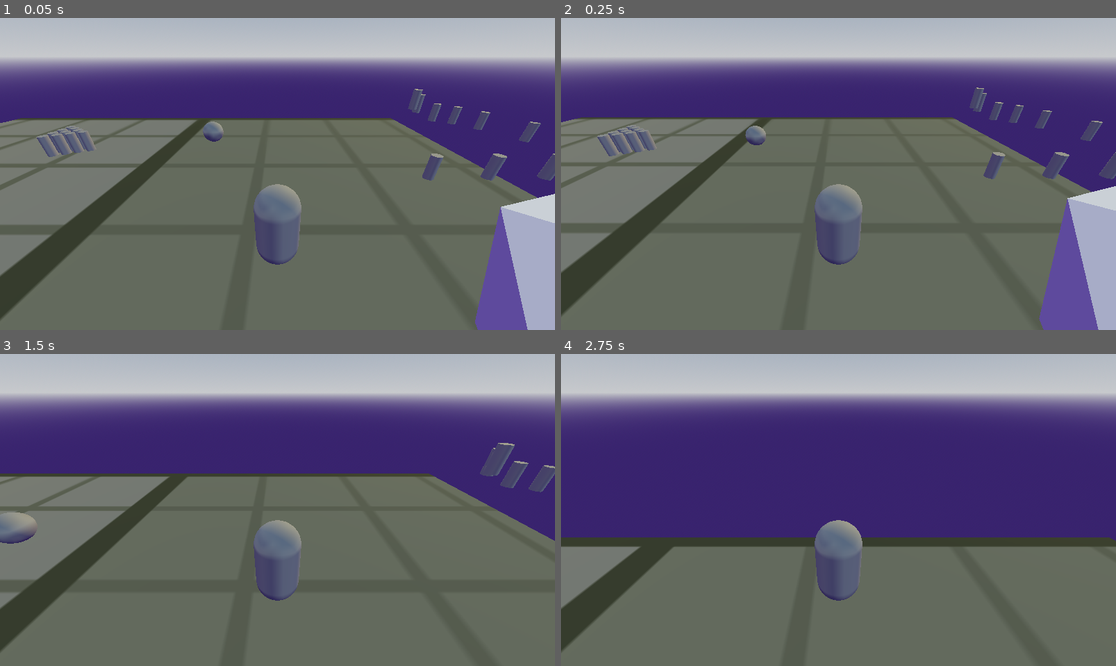
Above: before the commit, frames 1-4 (two rows, left to right).
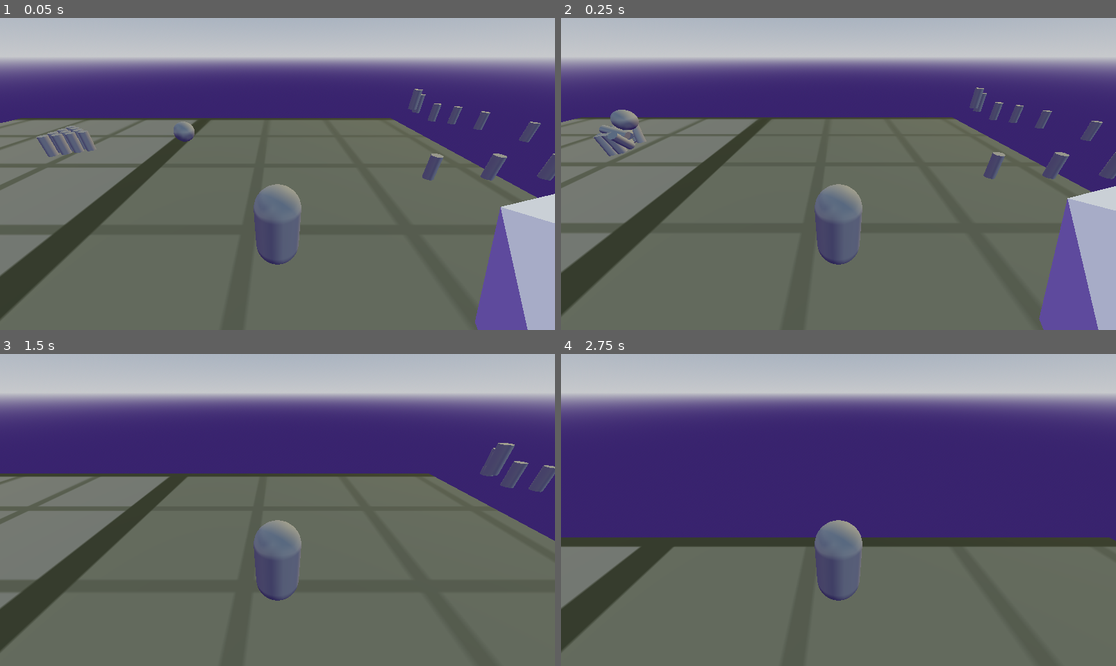
Above: after the commit, the same moments.

Repository: AlyssaSmt1/project2
Game: Godot game, scene res://main.tscn
The game is run twice, just before and just after one commit, with the same random seed, the same clock (stepped at 60 frames per second) and the same inputs.
Inputs:
- Up to frame 1 (0.05 s): no input
- Up to frame 2 (0.25 s): no input
- Up to frame 3 (1.5 s): tap Enter (ui_accept) at 0.5, 0.77 s; hold W (player_forward) from 0.53 s (still down)
- Up to frame 4 (2.75 s): keep holding W (player_forward); tap Enter (ui_accept) at 1.52 s

The runs differ from the first frame. In frame 1, 0.3% of the frame differs, in the area x 31-41%, y 33-40%; in frame 2, 0.9%, in the area x 5-37%, y 29-45%; in frame 3, 0.3%; in frame 4, nothing differs.

Commit message:
Ball schneller gemacht

Diff:
--- a/cg_code_01/main.tscn
+++ b/cg_code_01/main.tscn
@@ -138,6 +138,7 @@
 size = Vector3(2.2, 1, 4)
 
 [sub_resource type="PhysicsMaterial" id="PhysicsMaterial_1bvp3"]
+friction = 0.2
 bounce = 0.26
 
 [sub_resource type="GDScript" id="GDScript_1bvp3"]
@@ -146,7 +147,7 @@
 
 # Called when the node enters the scene tree for the first time.
 func _ready():
-	linear_velocity = Vector3(5, 0, 0)  # Bewegt sich entlang der X-Achse
+	linear_velocity = Vector3(50, 0, 0)  # Bewegt sich entlang der X-Achse
 
 # Called every frame. 'delta' is the elapsed time since the previous frame.
 "
@@ -171,6 +172,8 @@
 
 [sub_resource type="PhysicsMaterial" id="PhysicsMaterial_7mycd"]
 friction = 0.4
+
+[sub_resource type="PhysicsMaterial" id="PhysicsMaterial_272bh"]
 
 [sub_resource type="CylinderMesh" id="CylinderMesh_1bvp3"]
 top_radius = 0.2
@@ -422,7 +425,9 @@
 
 [node name="ball2" type="RigidBody3D" parent="."]
 transform = Transform3D(1, 0, 0, 0, 1, 0, 0, 0, 1, -2.66659, 1.02084, 13.6167)
+mass = 0.001
 physics_material_override = SubResource("PhysicsMaterial_1bvp3")
+gravity_scale = 0.835
 freeze_mode = 1
 script = SubResource("GDScript_1bvp3")
 
@@ -436,7 +441,7 @@
 
 [node name="RigidBody3D" type="RigidBody3D" parent="Kegel"]
 transform = Transform3D(1, 0, 0, 0, 1, 0, 0, 0, 1, 5.49, 0.554, 12.8406)
-mass = 0.5
+mass = 0.001
 physics_material_override = SubResource("PhysicsMaterial_lquwl")
 
 [node name="CollisionShape3D" type="CollisionShape3D" parent="Kegel/RigidBody3D"]
@@ -447,6 +452,7 @@
 
 [node name="RigidBody3D2" type="RigidBody3D" parent="Kegel"]
 transform = Transform3D(1, 0, 0, 0, 1, 0, 0, 0, 1, 5.48961, 0.554062, 13.3549)
+mass = 0.001
 physics_material_override = SubResource("PhysicsMaterial_7mycd")
 
 [node name="CollisionShape3D" type="CollisionShape3D" parent="Kegel/RigidBody3D2"]
@@ -457,6 +463,8 @@
 
 [node name="RigidBody3D3" type="RigidBody3D" parent="Kegel"]
 transform = Transform3D(1, 0, 0, 0, 1, 0, 0, 0, 1, 5.48961, 0.554062, 13.8624)
+mass = 0.001
+physics_material_override = SubResource("PhysicsMaterial_272bh")
 
 [node name="CollisionShape3D" type="CollisionShape3D" parent="Kegel/RigidBody3D3"]
 shape = SubResource("CylinderShape3D_dg77c")
@@ -466,6 +474,7 @@
 
 [node name="RigidBody3D4" type="RigidBody3D" parent="Kegel"]
 transform = Transform3D(1, 0, 0, 0, 1, 0, 0, 0, 1, 5.48961, 0.554062, 14.3619)
+mass = 0.001
 
 [node name="CollisionShape3D" type="CollisionShape3D" parent="Kegel/RigidBody3D4"]
 shape = SubResource("CylinderShape3D_dg77c")
@@ -475,6 +484,7 @@
 
 [node name="RigidBody3D5" type="RigidBody3D" parent="Kegel"]
 transform = Transform3D(1, 0, 0, 0, 1, 0, 0, 0, 1, 5.03994, 0.554062, 14.0945)
+mass = 0.001
 
 [node name="CollisionShape3D" type="CollisionShape3D" parent="Kegel/RigidBody3D5"]
 shape = SubResource("CylinderShape3D_dg77c")
@@ -484,6 +494,7 @@
 
 [node name="RigidBody3D6" type="RigidBody3D" parent="Kegel"]
 transform = Transform3D(1, 0, 0, 0, 1, 0, 0, 0, 1, 5.03994, 0.554062, 13.5598)
+mass = 0.001
 
 [node name="CollisionShape3D" type="CollisionShape3D" parent="Kegel/RigidBody3D6"]
 shape = SubResource("CylinderShape3D_dg77c")
@@ -493,6 +504,7 @@
 
 [node name="RigidBody3D7" type="RigidBody3D" parent="Kegel"]
 transform = Transform3D(1, 0, 0, 0, 1, 0, 0, 0, 1, 5.03994, 0.554062, 13.0858)
+mass = 0.001
 
 [node name="CollisionShape3D" type="CollisionShape3D" parent="Kegel/RigidBody3D7"]
 shape = SubResource("CylinderShape3D_dg77c")
@@ -502,6 +514,7 @@
 
 [node name="RigidBody3D8" type="RigidBody3D" parent="Kegel"]
 transform = Transform3D(1, 0, 0, 0, 1, 0, 0, 0, 1, 4.59028, 0.554062, 13.3046)
+mass = 0.001
 
 [node name="CollisionShape3D" type="CollisionShape3D" parent="Kegel/RigidBody3D8"]
 shape = SubResource("CylinderShape3D_dg77c")
@@ -511,6 +524,7 @@
 
 [node name="RigidBody3D9" type="RigidBody3D" parent="Kegel"]
 transform = Transform3D(1, 0, 0, 0, 1, 0, 0, 0, 1, 4.59028, 0.554062, 13.8029)
+mass = 0.001
 
 [node name="CollisionShape3D" type="CollisionShape3D" parent="Kegel/RigidBody3D9"]
 shape = SubResource("CylinderShape3D_dg77c")
@@ -520,6 +534,7 @@
 
 [node name="RigidBody3D10" type="RigidBody3D" parent="Kegel"]
 transform = Transform3D(1, 0, 0, 0, 1, 0, 0, 0, 1, 4.14061, 0.554062, 13.5476)
+mass = 0.001
 
 [node name="CollisionShape3D" type="CollisionShape3D" parent="Kegel/RigidBody3D10"]
 shape = SubResource("CylinderShape3D_dg77c")
Not shown: 1 places in cg_code_01/main.tscn that only renumber resources
